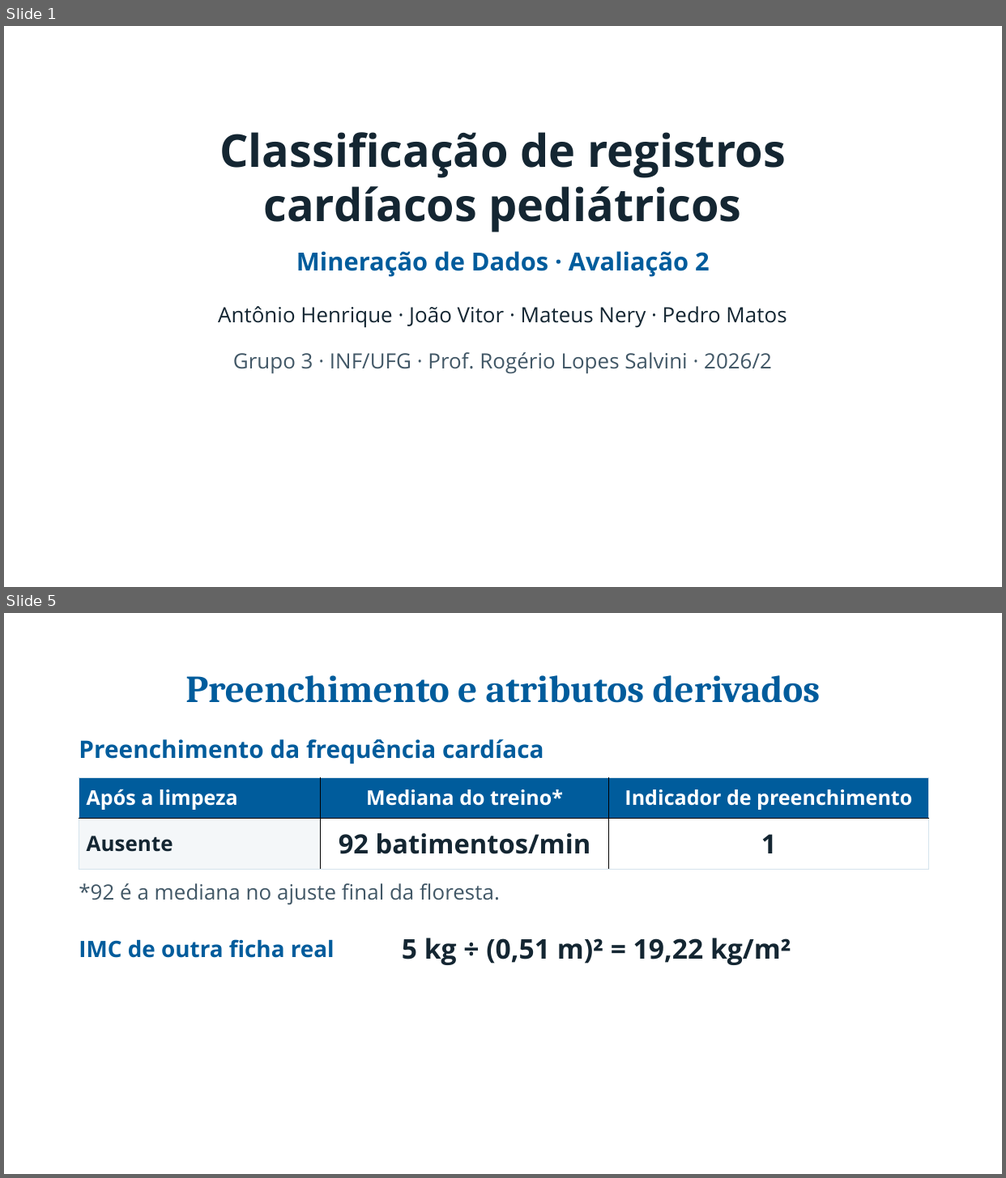
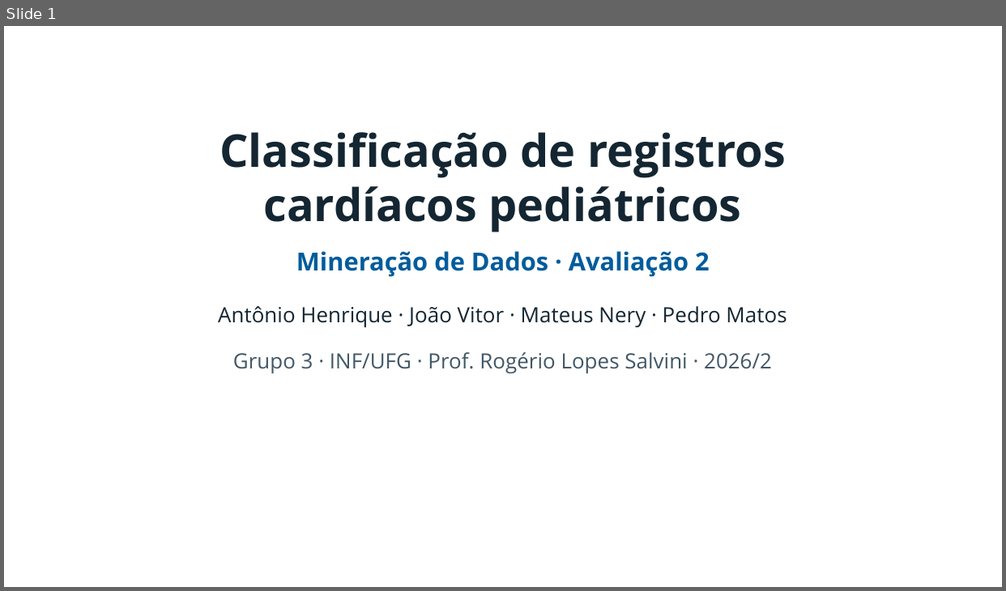
Before and after one commit to pedroafm06/Data-Mining, a slide deck: presentation/a2_inf/output/Apresentacao_A2_INF.pptx. Shown one above the other, each under a label of ours: slides 1 and 5 before the commit, slide 1 after it; the slides between them are not shown. The pictures are 1006x1178 and 1006x591 pixels, drawn with LibreOffice and Linux fonts; fonts in the diff are those of the drawing; background and template pictures are left out. Boxes give left, top, right and bottom in pixels: in the first picture for what was removed or moved away, otherwise in the second. Text is boxed around its words. In the diff, an @@ line names an element or a change of style, - is before the commit and + after.

```diff
--- a/presentation/a2_inf/output/Apresentacao_A2_INF.pptx
+++ b/presentation/a2_inf/output/Apresentacao_A2_INF.pptx
@@ slide 5 removed at bbox=[4, 613, 1002, 1174], background picture (left out) @@
@@ text removed at bbox=[185, 675, 820, 703] @@
-Preenchimento e atributos derivados
@@ text removed at bbox=[79, 739, 544, 764] @@
-Preenchimento da frequência cardíaca
@@ table removed at bbox=[79, 777, 928, 870], 2 rows, 3 columns @@
-Após a limpeza | Mediana do treino* | Indicador de preenchimento
-Ausente | 92 batimentos/min | 1
@@ text removed at bbox=[79, 884, 500, 905] @@
-*92 é a mediana no ajuste final da floresta.
@@ text removed at bbox=[79, 939, 334, 958] @@
-IMC de outra ficha real
@@ text removed at bbox=[402, 938, 791, 965] @@
-5 kg ÷ (0,51 m)² = 19,22 kg/m²
@@ text removed at bbox=[37, 1127, 185, 1155] @@
-05 / 16
```
Also in this commit, not shown: 4 other slides changed, 17 slides added, 10 other slides removed, 11 other files.
